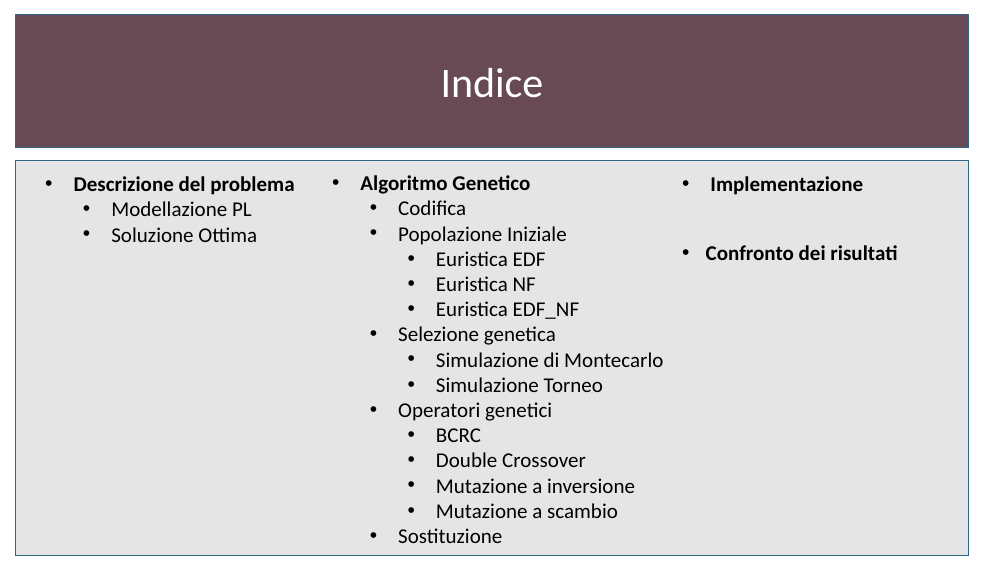
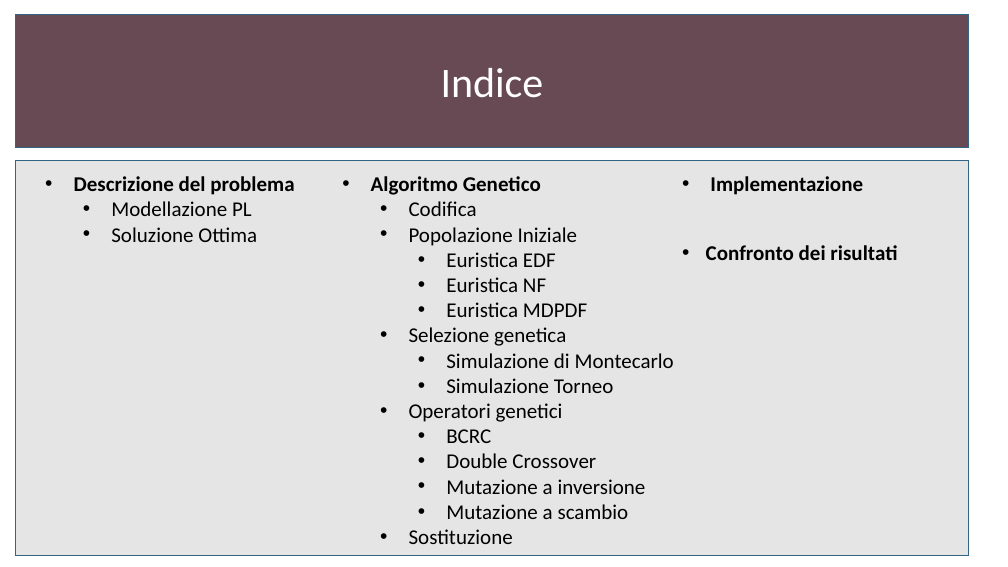
Before and after one commit to gdr-98/Greedy-heuristics-and-genetic-algorithm-for-a-CVRPTW-problem-resolution-, a slide deck: slide 2 of Elaborato.pptx. Drawn at 1008x567 pixels with LibreOffice and Linux fonts; fonts in the diff are those of the drawing. Boxes give left, top, right and bottom in pixels: in the first picture for what was removed or moved away, otherwise in the second. Text is boxed around its words. In the diff, an @@ line names an element or a change of style, - is before the commit and + after.

```diff
--- a/Elaborato.pptx
+++ b/Elaborato.pptx
@@ text "Algoritmo Genetico": place and size @@
-text "Algoritmo Genetico" at (360, 175, 663, 543)
+text "Algoritmo Genetico" at (371, 176, 674, 544)
@@ text at (446, 302, 587, 317): text changed @@
-    • Euristica EDF_NF
+    • Euristica MDPDF
```
Also in this commit, not shown: 1 other slide changed, 1 slide removed.
